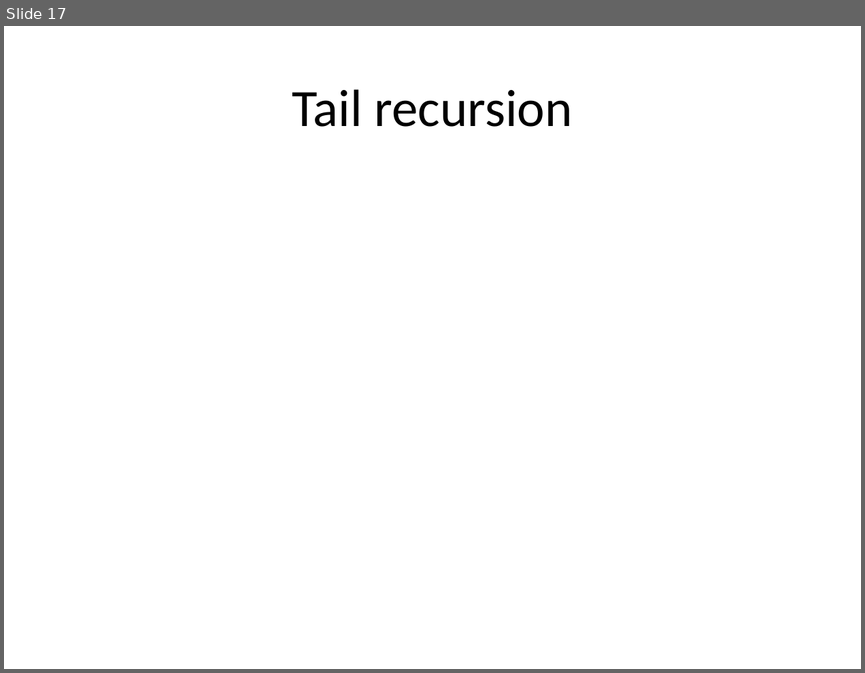
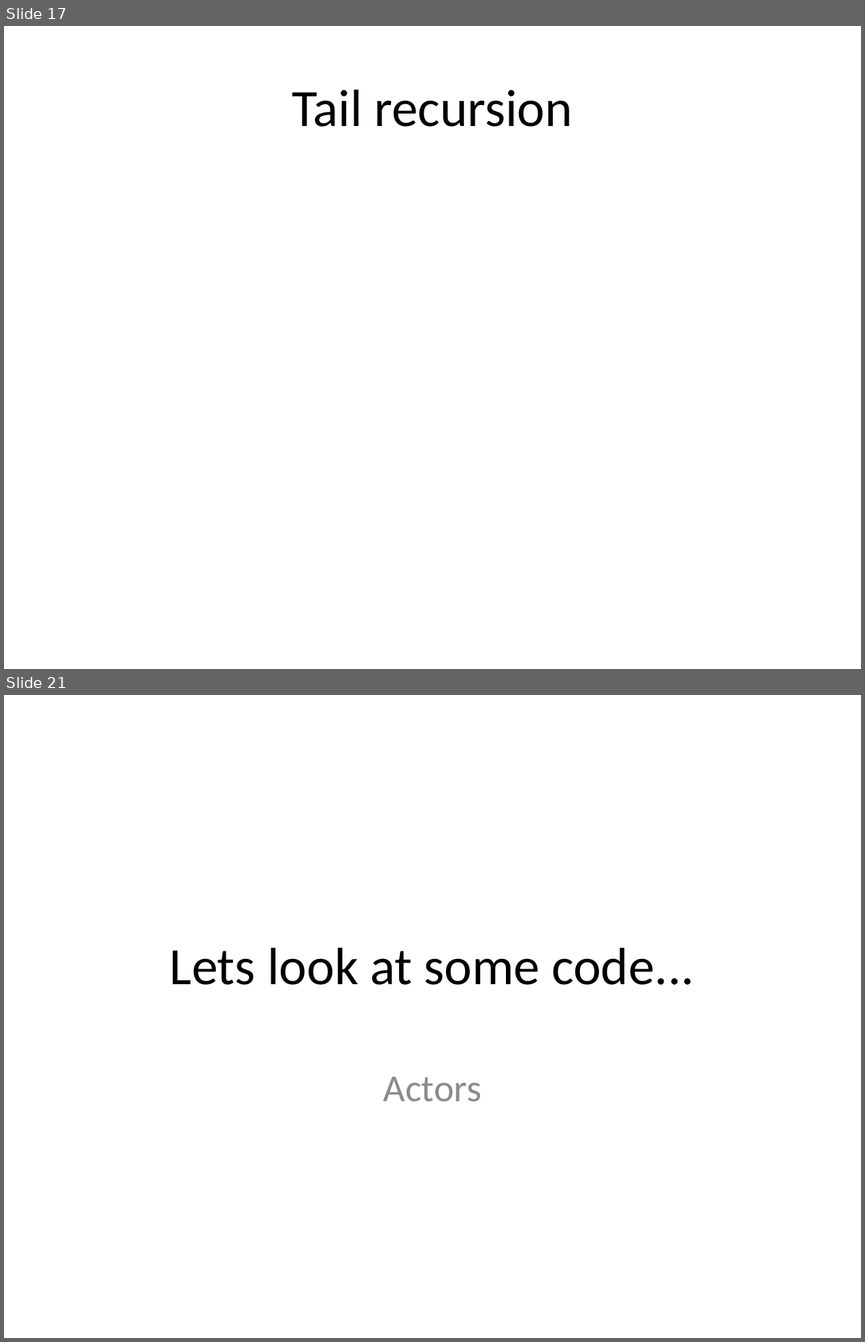
Before and after one commit to todkar/Away_Day, a slide deck: Scala_Away_Day.pptx. Shown one above the other, each under a label of ours: slide 17 before the commit, slides 17 and 21 after it; the slides between them are not shown. The pictures are 865x673 and 865x1342 pixels, drawn with LibreOffice and Linux fonts; fonts in the diff are those of the drawing. Boxes give left, top, right and bottom in pixels: in the first picture for what was removed or moved away, otherwise in the second. Text is boxed around its words. In the diff, an @@ line names an element or a change of style, - is before the commit and + after.

```diff
--- a/Scala_Away_Day.pptx
+++ b/Scala_Away_Day.pptx
@@ slide 21 added at box(4, 695, 861, 1338), background #FFFFFF @@
@@ title added at box(170, 947, 694, 985), 44 pt, text #000000 @@
+Lets look at some code...
@@ subtitle added at box(383, 1076, 481, 1102), 32 pt, text #8C8C8C @@
+Actors
```
Also in this commit, not shown: 3 slides changed, 4 other slides added, 2 slides removed, 1 other file.
